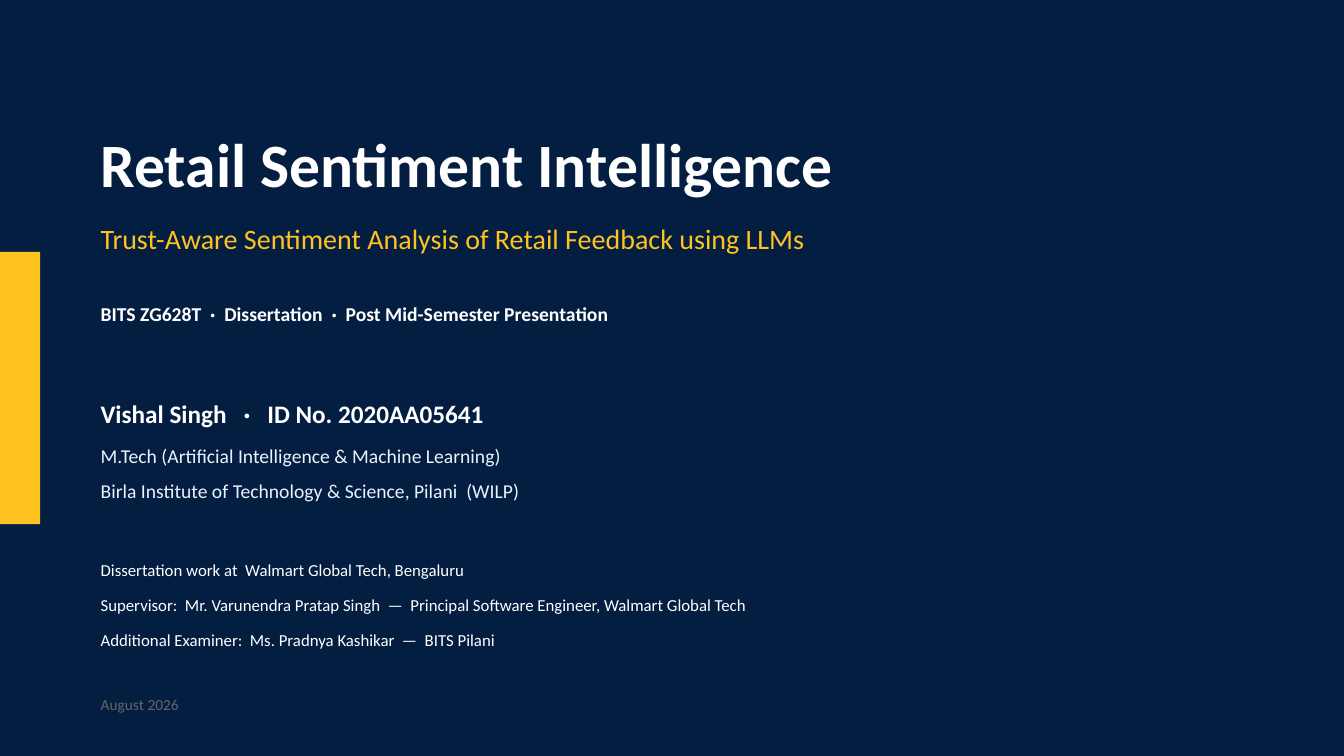
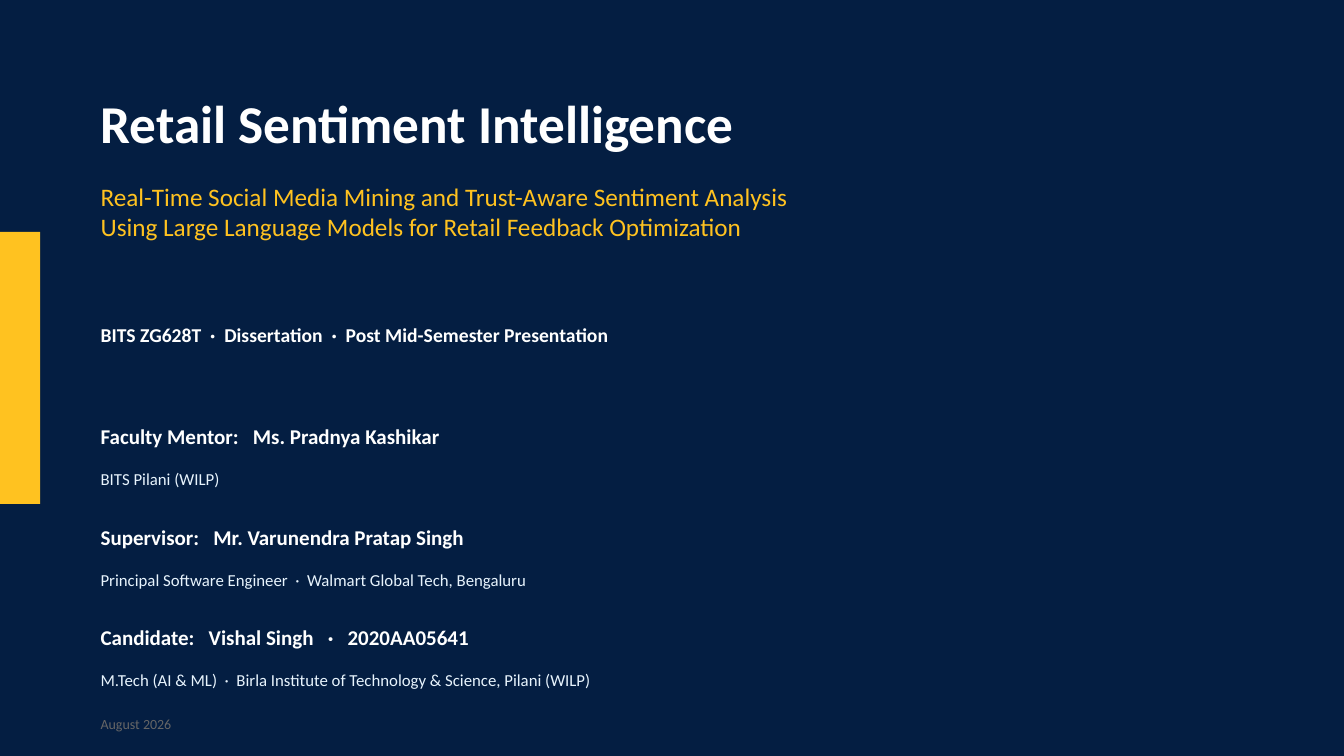
Before and after one commit to vishalvishal099/Retail-Sentiment-Intelligence, a slide deck: slide 1 of docs/Sem_4/FINAL_PRESENTATION_VishalSingh_2020AA05641.pptx. Drawn at 1344x756 pixels with LibreOffice and Linux fonts; fonts in the diff are those of the drawing. Boxes give left, top, right and bottom in pixels: in the first picture for what was removed or moved away, otherwise in the second. Text is boxed around its words. In the diff, an @@ line names an element or a change of style, - is before the commit and + after.

```diff
--- a/docs/Sem_4/FINAL_PRESENTATION_VishalSingh_2020AA05641.pptx
+++ b/docs/Sem_4/FINAL_PRESENTATION_VishalSingh_2020AA05641.pptx
@@ text "Retail Sentiment Intelligence": place and size @@
-text "Retail Sentiment Intelligence" at bbox=[101, 143, 833, 198]
+text "Retail Sentiment Intelligence" at bbox=[101, 105, 733, 152]
@@ text "Retail Sentiment Intelligence" at bbox=[101, 105, 733, 152]: size 44 to 38 pt @@
@@ text at bbox=[101, 188, 787, 241]: text changed; size 20 to 18 pt @@
-Trust-Aware Sentiment Analysis of Retail Feedback using LLMs
+Real-Time Social Media Mining and Trust-Aware Sentiment Analysis
+Using Large Language Models for Retail Feedback Optimization
@@ rectangle: place and size @@
-rectangle at bbox=[0, 252, 40, 524]
+rectangle at bbox=[0, 232, 40, 504]
@@ text "BITS ZG628T · Dissertation · ...": place and size @@
-text "BITS ZG628T · Dissertation · ..." at bbox=[101, 307, 608, 321]
+text "BITS ZG628T · Dissertation · ..." at bbox=[101, 328, 608, 342]
@@ text at bbox=[101, 429, 439, 448]: text changed; size 18 to 15 pt @@
-Vishal Singh · ID No. 2020AA05641
+Faculty Mentor: Ms. Pradnya Kashikar
@@ text at bbox=[101, 473, 219, 487]: text changed; size 14 to 12 pt @@
-M.Tech (Artificial Intelligence & Machine Learning)
+BITS Pilani (WILP)
@@ text at bbox=[101, 530, 464, 549]: text changed; size 14 to 15 pt; text colour #E8F4FD to #FFFFFF; bold on @@
-Birla Institute of Technology & Science, Pilani (WILP)
+Supervisor: Mr. Varunendra Pratap Singh
@@ text at bbox=[101, 574, 526, 589]: text changed; text colour #FFFFFF to #E8F4FD @@
-Dissertation work at Walmart Global Tech, Bengaluru
+Principal Software Engineer · Walmart Global Tech, Bengaluru
@@ text at bbox=[101, 630, 469, 649]: text changed; size 12 to 15 pt; bold on @@
-Supervisor: Mr. Varunendra Pratap Singh — Principal Software Engineer, Walmart Global Tech
+Candidate: Vishal Singh · 2020AA05641
@@ text at bbox=[101, 674, 590, 689]: text changed; text colour #FFFFFF to #E8F4FD @@
-Additional Examiner: Ms. Pradnya Kashikar — BITS Pilani
+M.Tech (AI & ML) · Birla Institute of Technology & Science, Pilani (WILP)
@@ text "August 2026": place and size @@
-text "August 2026" at bbox=[101, 700, 179, 713]
+text "August 2026" at bbox=[101, 719, 171, 731]
@@ text "August 2026" at bbox=[101, 719, 171, 731]: size 11 to 10 pt @@
```
Also in this commit, not shown: 18 other slides changed, 2 slides added, 5 slides removed, 3 other files.
